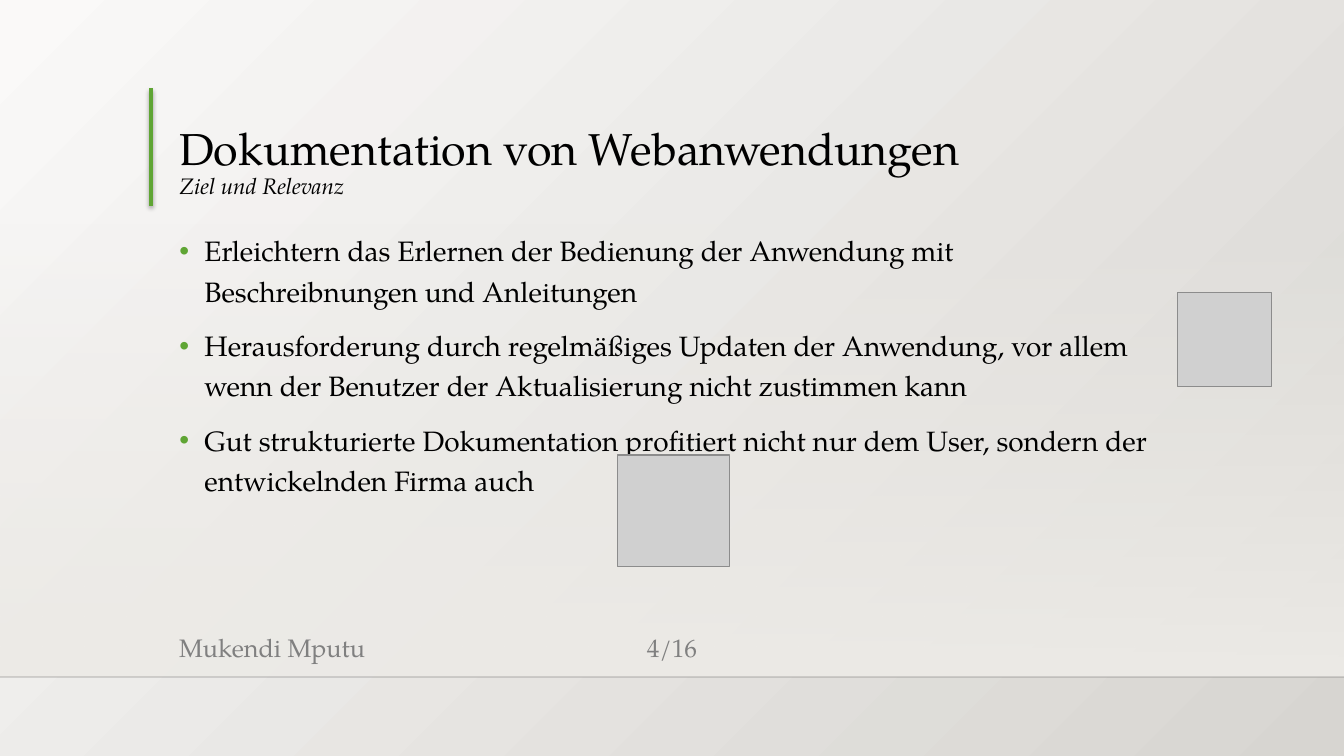
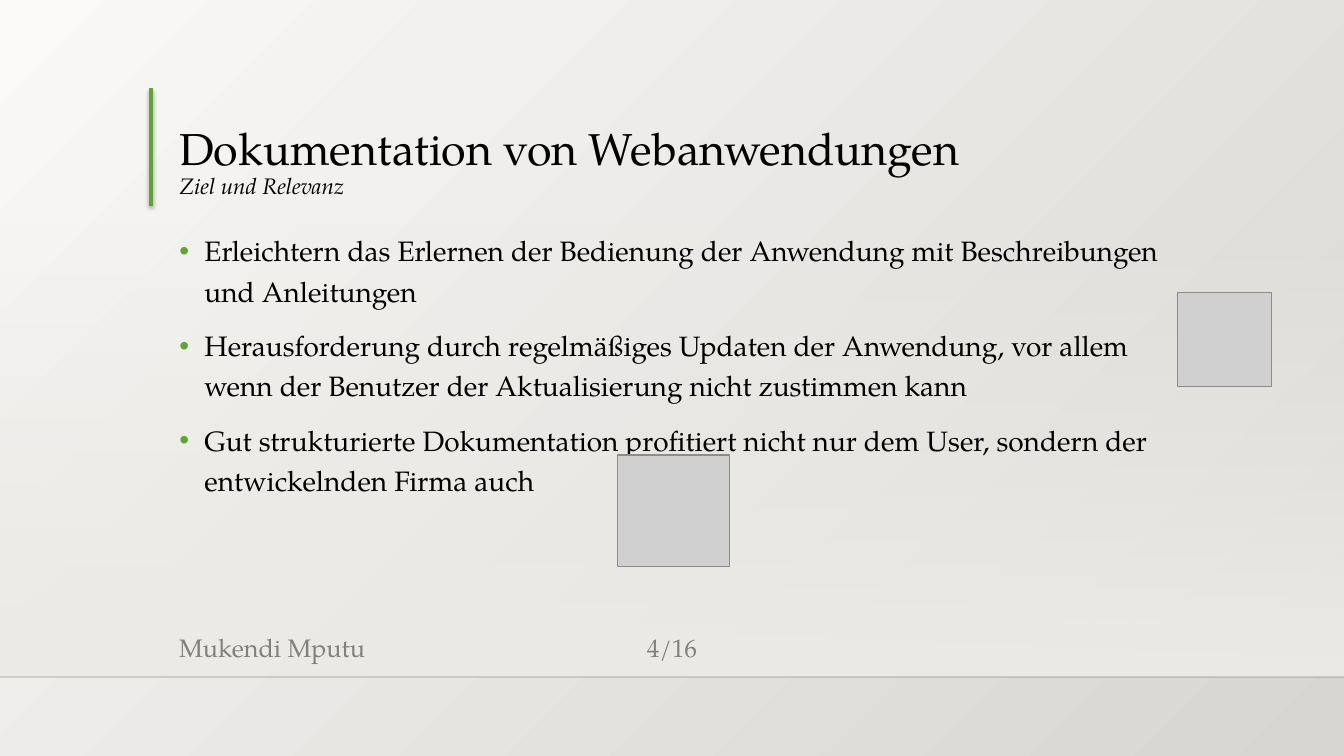
Before and after one commit to MukendiMputu/BachelorThesis, a slide deck: slide 4 of Abschlussvortrag.pptx. Drawn at 1344x756 pixels with LibreOffice and Linux fonts; fonts in the diff are those of the drawing; grey boxes stand for pictures; background and template pictures are left out. Boxes give left, top, right and bottom in pixels: in the first picture for what was removed or moved away, otherwise in the second. Text is boxed around its words. In the diff, an @@ line names an element or a change of style, - is before the commit and + after.

```diff
--- a/Abschlussvortrag.pptx
+++ b/Abschlussvortrag.pptx
@@ text at [204, 240, 1158, 310]: text changed @@
-• Erleichtern das Erlernen der Bedienung der Anwendung mit Beschreibnungen und Anleitungen
+• Erleichtern das Erlernen der Bedienung der Anwendung mit Beschreibungen und Anleitungen
```
Also in this commit, not shown: 7 other slides changed, 2 slides added, 1 slide removed.
